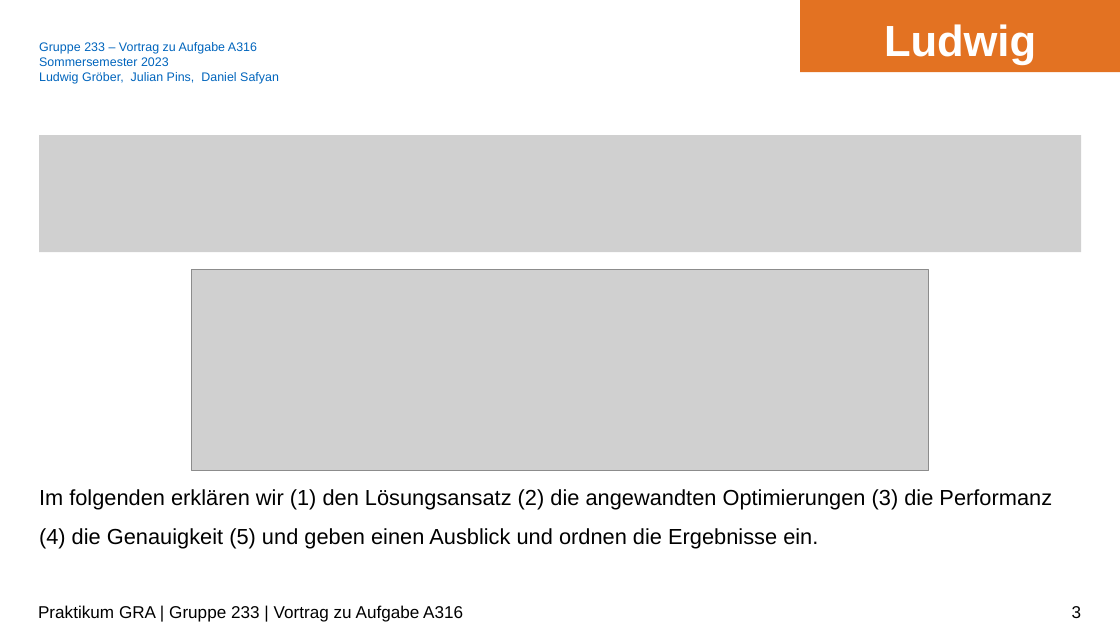
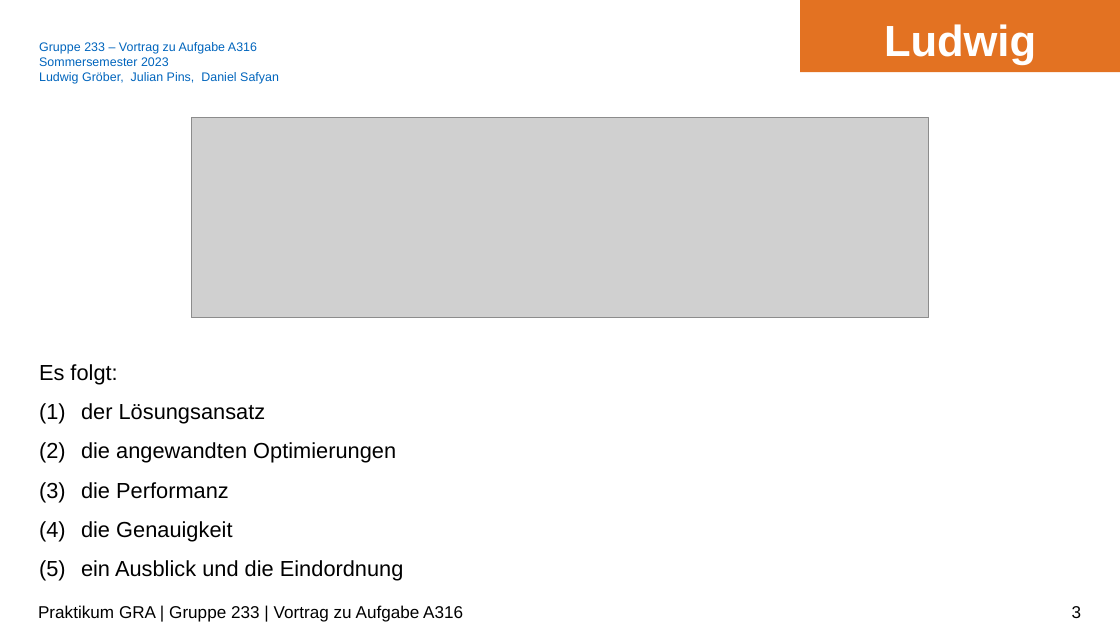
Before and after one commit to ludwiggr/ArSinH, a slide deck: slide 3 of Vortrag/Vortrag.pptx. Drawn at 1120x630 pixels with LibreOffice and Linux fonts; fonts in the diff are those of the drawing; grey boxes stand for pictures; background and template pictures are left out. Boxes give left, top, right and bottom in pixels: in the first picture for what was removed or moved away, otherwise in the second. Text is boxed around its words. In the diff, an @@ line names an element or a change of style, - is before the commit and + after.

```diff
--- a/Vortrag/Vortrag.pptx
+++ b/Vortrag/Vortrag.pptx
@@ picture moved from (x1=192, y1=270, x2=928, y2=470) to (x1=192, y1=118, x2=928, y2=318) @@
@@ picture removed at (x1=39, y1=136, x2=1082, y2=253) @@
@@ text at (x1=39, y1=364, x2=404, y2=581): text changed @@
-Im folgenden erklären wir (1) den Lösungsansatz (2) die angewandten Optimierungen (3) die Performanz
-(4) die Genauigkeit (5) und geben einen Ausblick und ordnen die Ergebnisse ein.
+Es folgt:
+(1) der Lösungsansatz
+(2) die angewandten Optimierungen
+(3) die Performanz
+(4) die Genauigkeit
+(5) ein Ausblick und die Eindordnung
```
Also in this commit, not shown: 1 slide added.
